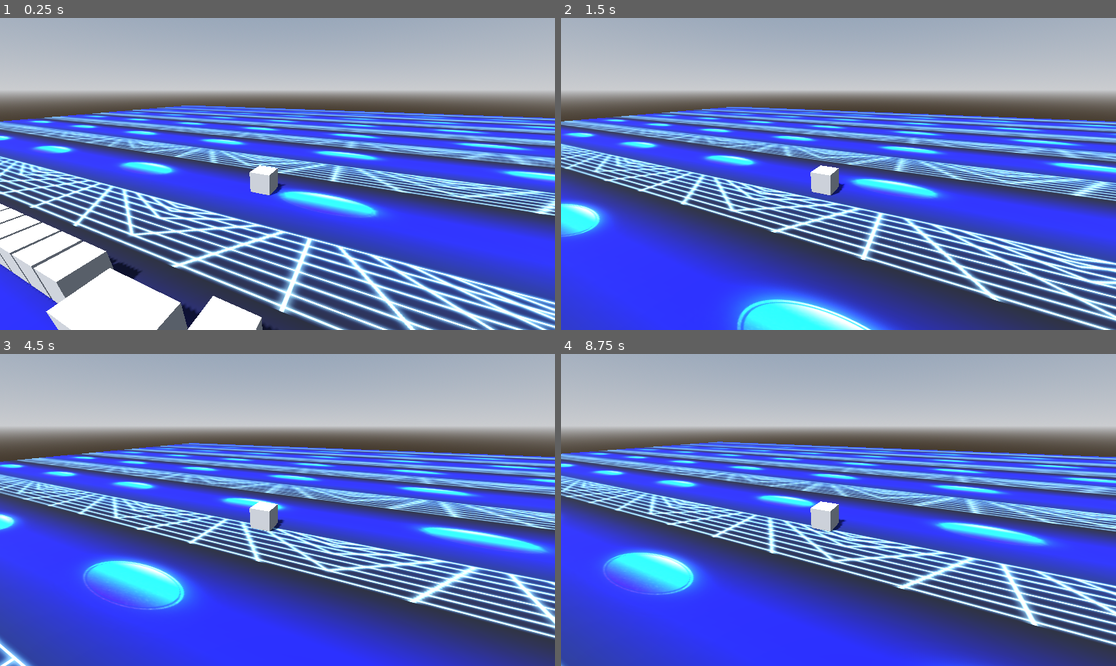
Above: before the commit, frames 1-4 (two rows, left to right).
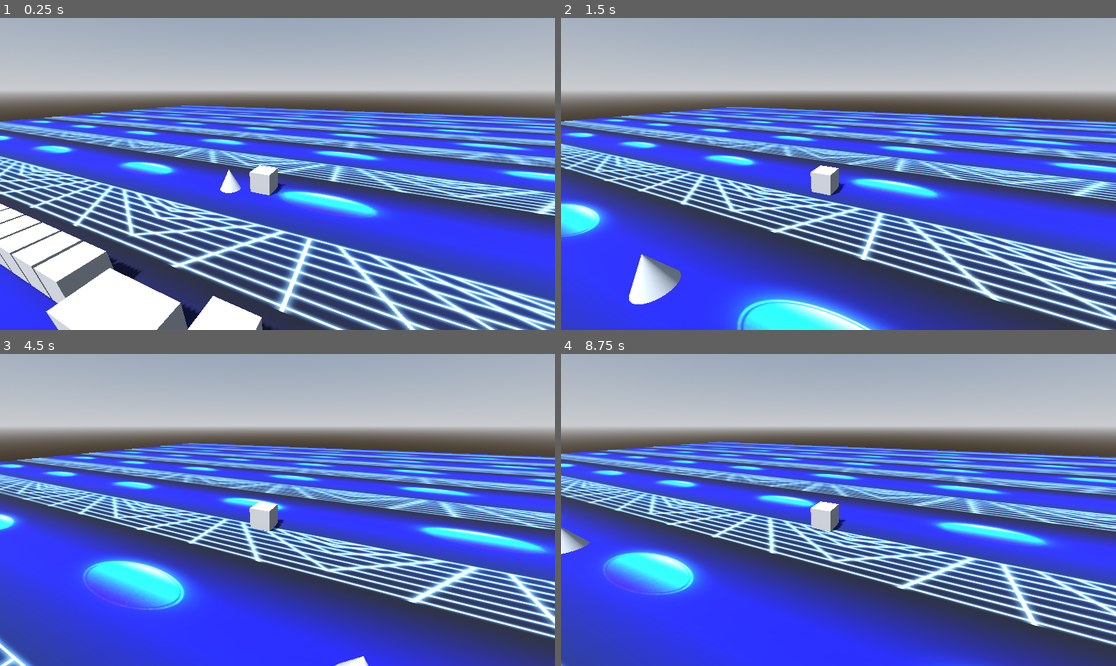
Above: after the commit, the same moments.

Repository: Username4D/rasterrun
Game: Godot game, scene res://scenes/demo_scene.tscn
Same seed, same stepped clock (60 frames per second), same inputs: the game is played once before the commit and once after it.
Inputs:
- Up to frame 1 (0.25 s): no input
- Up to frame 2 (1.5 s): hold Up (ui_up) from 0.53 s (still down)
- Up to frame 3 (4.5 s): release Up (ui_up) at 2.03 s; hold Left (ui_left) 2.03-3.53 s; hold Down (ui_down) 3.53-4.28 s; hold Right (ui_right) from 4.28 s (still down)
- Up to frame 4 (8.75 s): release Right (ui_right) at 5.03 s; hold Up (ui_up) 5.03-5.78 s; hold Right (ui_right) 5.78-8.03 s; hold Down (ui_down) from 8.03 s (still down)

The runs differ from the first frame. In frame 1, 0.2% of the frame differs, in the area x 39-44%, y 48-57%; in frame 2, 1.0%, in the area x 12-22%, y 75-92%; in frame 3, 0.1%; in frame 4, 0.3%.

Commit message:
added spike

Diff:
--- a/scenes/demo_scene.tscn
+++ b/scenes/demo_scene.tscn
@@ -6,6 +6,7 @@
 [ext_resource type="PackedScene" uid="uid://dufstaynulvg5" path="res://scenes/pulse_wall.tscn" id="4_8m1ix"]
 [ext_resource type="PackedScene" uid="uid://b77hpbyp824ng" path="res://scenes/spinner.tscn" id="5_bk2b3"]
 [ext_resource type="PackedScene" uid="uid://bq334buxcf7ff" path="res://scenes/spinner_wall.tscn" id="6_64dih"]
+[ext_resource type="PackedScene" uid="uid://clh8jtbrdus8o" path="res://scenes/spike.tscn" id="7_blhf0"]
 
 [sub_resource type="ProceduralSkyMaterial" id="ProceduralSkyMaterial_ba4t3"]
 sky_horizon_color = Color(0.66224277, 0.6717428, 0.6867428, 1)
@@ -95,3 +96,12 @@
 
 [node name="spinner2" parent="." instance=ExtResource("6_64dih")]
 transform = Transform3D(1, 0, 0, 0, 1, 0, 0, 0, 1, -6, 1, -9)
+
+[node name="spike" parent="." instance=ExtResource("7_blhf0")]
+transform = Transform3D(1, 0, 0, 0, 1, 0, 0, 0, 1, -11, 1, -14)
+
+[node name="spike2" parent="." instance=ExtResource("7_blhf0")]
+transform = Transform3D(1, 0, 0, 0, 1, 0, 0, 0, 1, -11, 1, -12)
+
+[node name="spike3" parent="." instance=ExtResource("7_blhf0")]
+transform = Transform3D(1, 0, 0, 0, 1, 0, 0, 0, 1, 4, 1, 6)
--- /dev/null
+++ b/scenes/spike.tscn
@@ -0,0 +1,16 @@
+[gd_scene load_steps=3 format=3 uid="uid://clh8jtbrdus8o"]
+
+[sub_resource type="CylinderMesh" id="CylinderMesh_mj4vg"]
+top_radius = 0.0
+height = 1.0
+
+[sub_resource type="CylinderShape3D" id="CylinderShape3D_ljd5v"]
+height = 1.0
+
+[node name="spike" type="StaticBody3D" groups=["collidable"]]
+
+[node name="MeshInstance3D" type="MeshInstance3D" parent="."]
+mesh = SubResource("CylinderMesh_mj4vg")
+
+[node name="CollisionShape3D" type="CollisionShape3D" parent="."]
+shape = SubResource("CylinderShape3D_ljd5v")
Not shown: 1 places in scenes/demo_scene.tscn that only renumber resources
